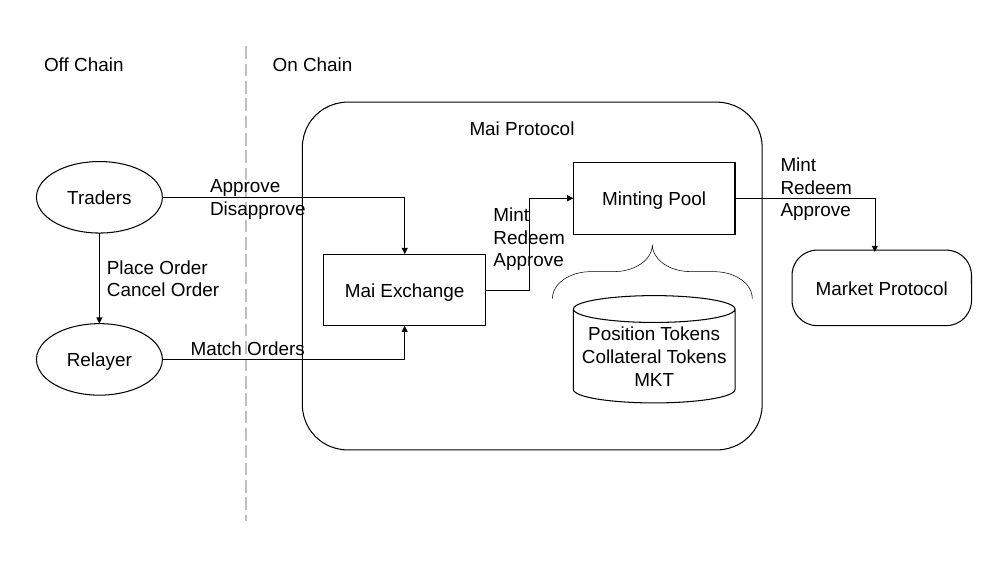
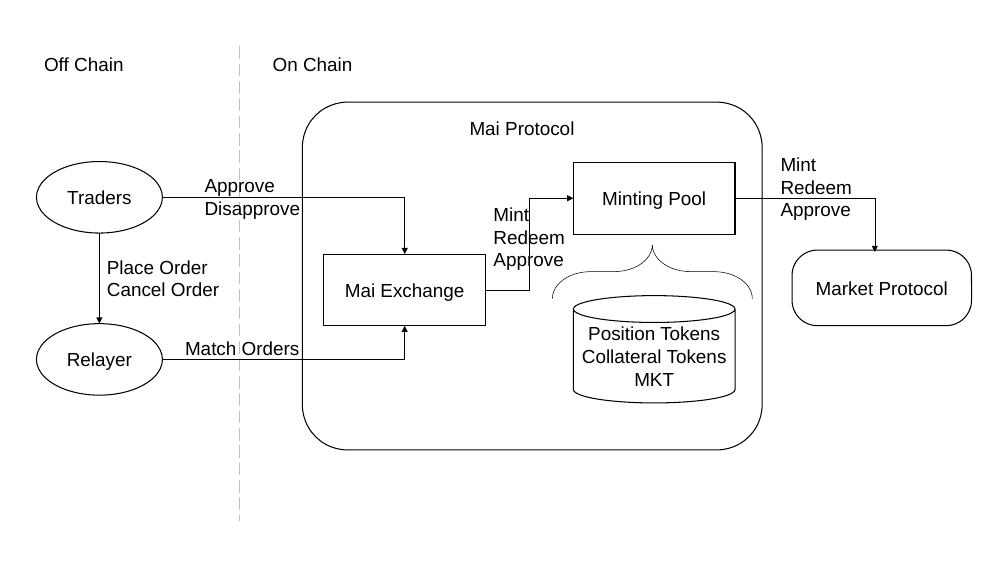
Before and after one commit to mcdexio/documents, a slide deck: slide 1 of en/asset/mai-arch.pptx. Drawn at 1008x567 pixels with LibreOffice and Linux fonts; fonts in the diff are those of the drawing. Boxes give left, top, right and bottom in pixels: in the first picture for what was removed or moved away, otherwise in the second. Text is boxed around its words. In the diff, an @@ line names an element or a change of style, - is before the commit and + after.

```diff
--- a/en/asset/mai-arch.pptx
+++ b/en/asset/mai-arch.pptx
@@ 2 texts, 1 line: place and size @@
-2 texts, 1 line at [191, 46, 306, 521]
+2 texts, 1 line at [185, 46, 301, 521]
```
Also in this commit, not shown: 1 other slide changed, 2 other files.
